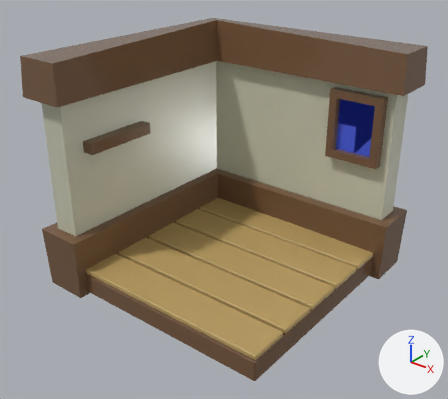
The OBJ model project/data/stanzetta/stanzetta.obj, before and after one commit.
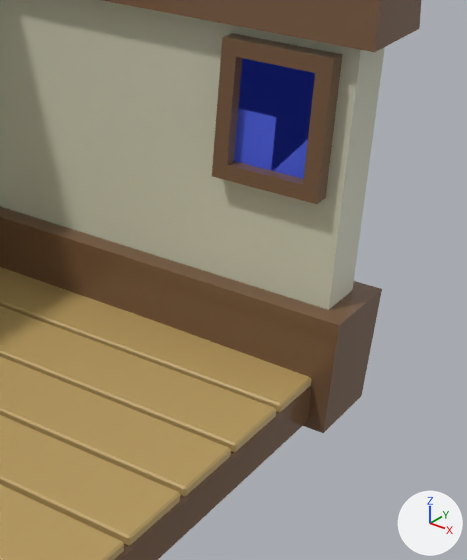
There are two pictures of each version: one whole from a 50 mm lens placed at (12.33, -15.9, 12.14), pointed at (-0.39, 0.01, 2.28), one close up on the part from 50% to 100% of the width and 18% to 85% of the height. The axes (+X, +Y, +Z) are drawn at lower right. The lights are the same throughout. Where no turn or scale is listed for an object, it has been applied to the vertices. Vertices at the same position are counted once.
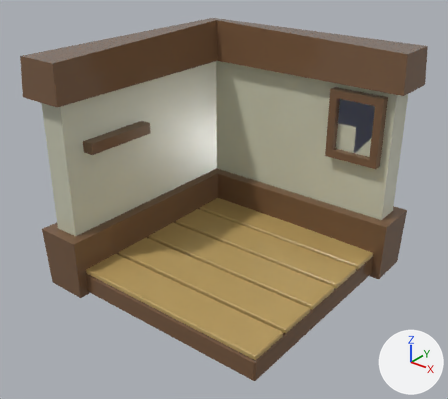
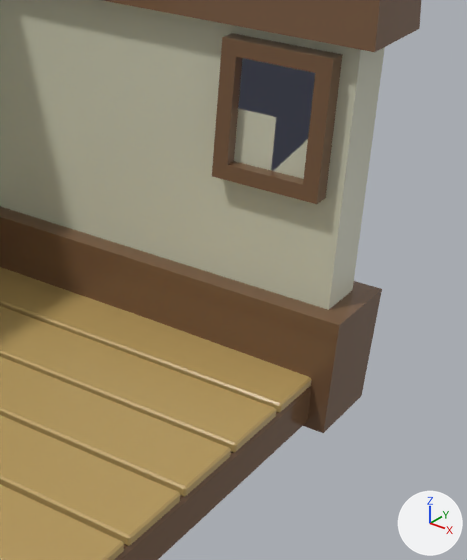
What changed in the scene script:
```text
Change me_cube_cube_001:
    where me_cube_cube_001.from_pydata(...)  # 80 vertices, 67 faces; spans x -5.41..4.41, y -4.41..5.41, z -1.3..7.76
    used by ob_cube_cube_001; location = (0.0, 0.0, 0.0)
    me_cube_cube_001 part 1: 1 face spanning x 1.8..3.5, y 3.9, z 3.59..5.7 switches from mat_foto1 (blue #4a60e7) to mat_wall (light grey #ccccb6)
    remove me_cube_cube_001.materials.append(mat_foto1)  # blue #4a60e7
```

Location of each change, (x1, y1, x2, y2) in pixels of the close-ups (467 x 560 px):
part 1 of me_cube_cube_001, recoloured: (234, 58, 315, 179) in both
